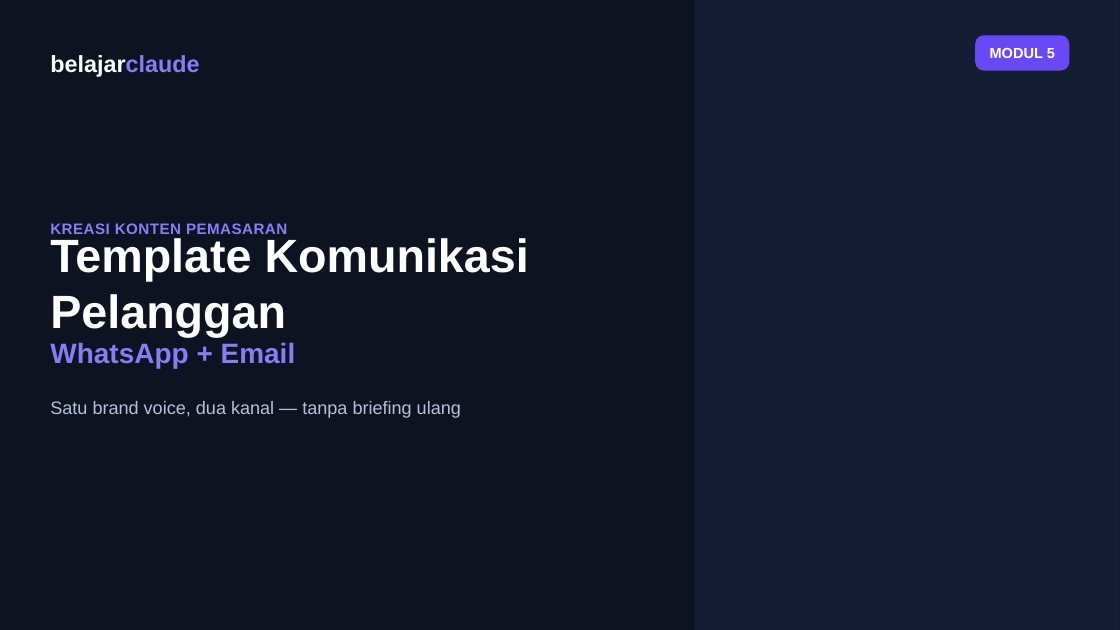
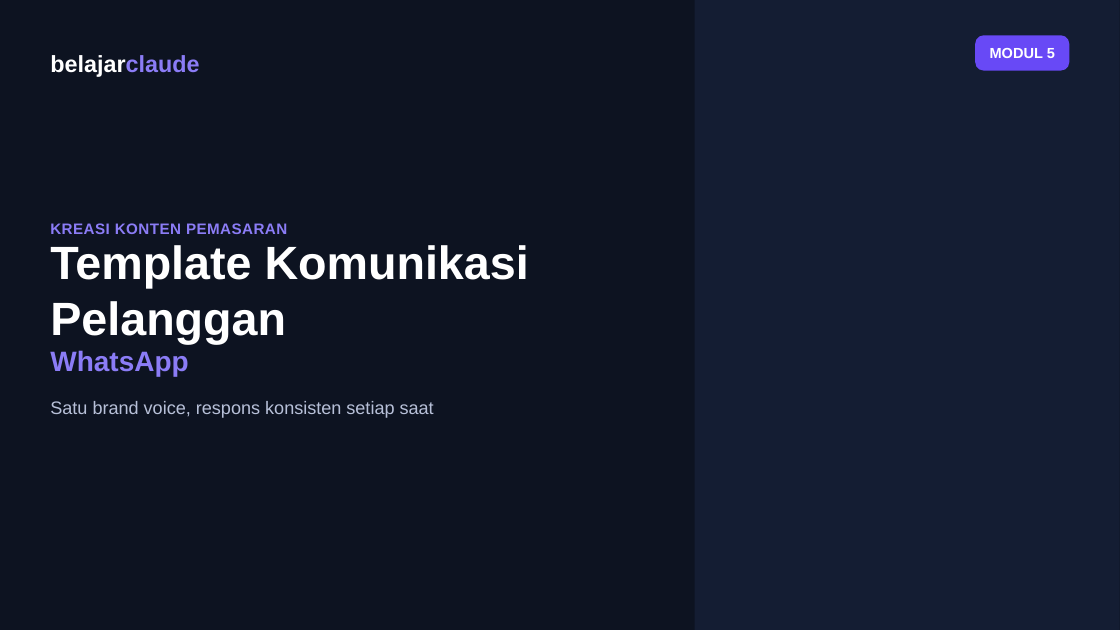
Before and after one commit to juliautomo/belajar-claude, a slide deck: slide 1 of Content-Marketing/M05-Komunikasi-Pelanggan/K3-M05-Komunikasi-Pelanggan.pptx. Drawn at 1120x630 pixels with LibreOffice and Linux fonts; fonts in the diff are those of the drawing. Boxes give left, top, right and bottom in pixels: in the first picture for what was removed or moved away, otherwise in the second. Text is boxed around its words. In the diff, an @@ line names an element or a change of style, - is before the commit and + after.

Commit message:
M05: remove Email entirely, WhatsApp-only module
- Module title/desc/tip-box/mistakes list all de-Email'd
- Replaced 6-card scenario grid with 10-card grid matching cm-template-wa.txt's real scenarios (adds complaint handling)
- Removed Cara Kerja: Email step-row and Contoh Prompt: Email block
- Deleted cm-template-email.txt - cm-template-wa.txt is now the sole supporting file
- Updated public preview (content-marketing.html) and admin.html module labels
- Reworked all 8 PPTX slides to match, re-rendered and visually verified each

Checkpoint 104

```diff
--- a/Content-Marketing/M05-Komunikasi-Pelanggan/K3-M05-Komunikasi-Pelanggan.pptx
+++ b/Content-Marketing/M05-Komunikasi-Pelanggan/K3-M05-Komunikasi-Pelanggan.pptx
@@ text "Template Komunikasi Pelanggan": place and size @@
-text "Template Komunikasi Pelanggan" at [50, 238, 529, 337]
+text "Template Komunikasi Pelanggan" at [50, 245, 529, 344]
@@ text at [50, 350, 188, 376]: text changed @@
-WhatsApp + Email
+WhatsApp
@@ text at [50, 401, 434, 418]: text changed @@
-Satu brand voice, dua kanal — tanpa briefing ulang
+Satu brand voice, respons konsisten setiap saat
```
Also in this commit, not shown: 6 other slides changed, 1 slide added, 1 slide removed, 5 other files.
